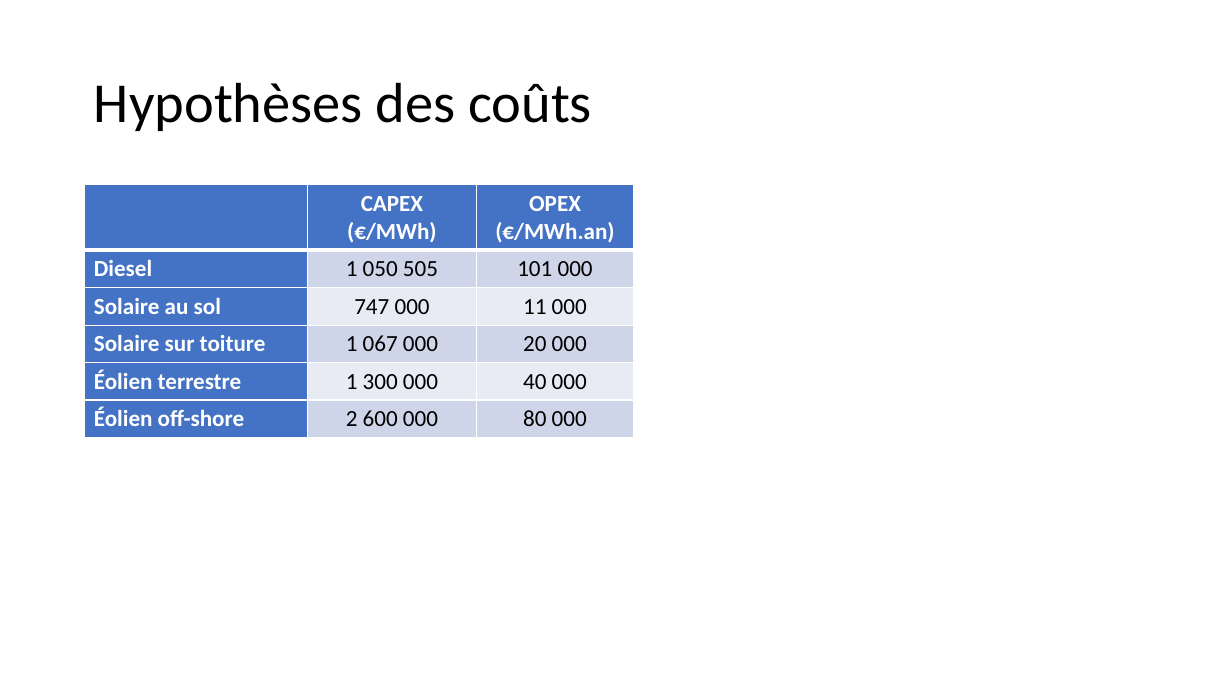
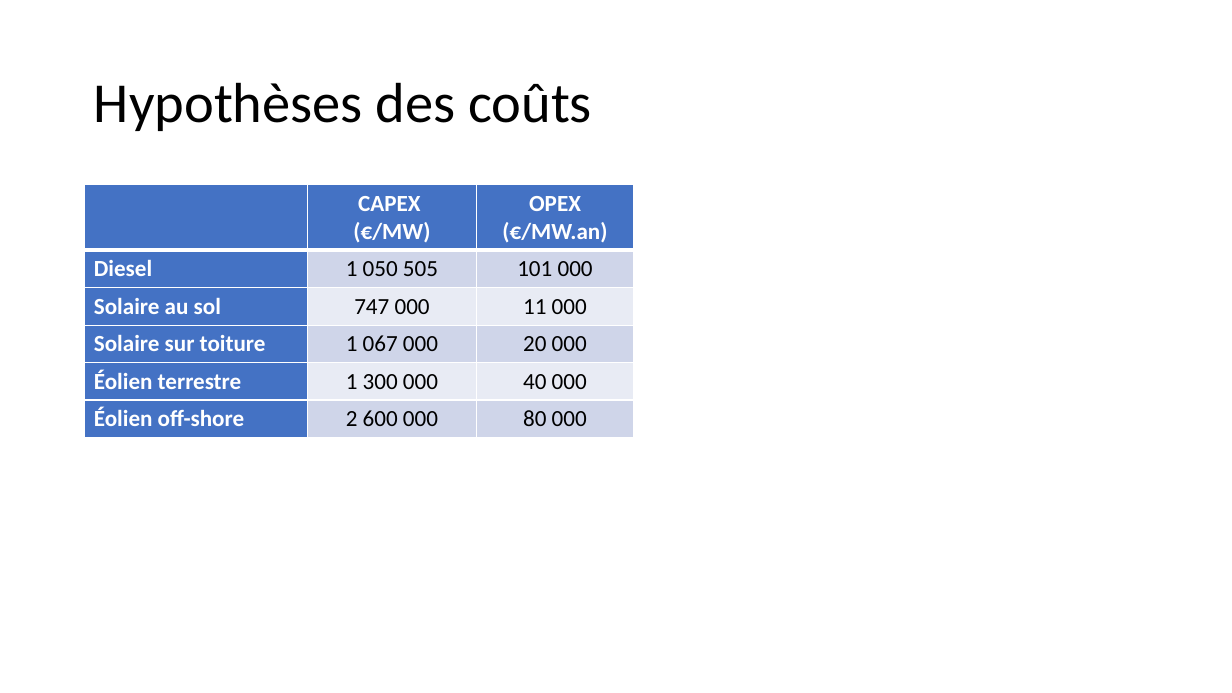
Before and after one commit to cledat/Projet-EA314, a slide deck: slide 14 of rapport.pptx (slide 13 before the commit). Drawn at 1232x693 pixels with LibreOffice and Linux fonts; fonts in the diff are those of the drawing. Boxes give left, top, right and bottom in pixels: in the first picture for what was removed or moved away, otherwise in the second. Text is boxed around its words. In the diff, an @@ line names an element or a change of style, - is before the commit and + after.

```diff
--- a/rapport.pptx
+++ b/rapport.pptx
@@ table at bbox=[85, 185, 634, 437] @@
-row 1, column 2: CAPEX (€/MWh)
+row 1, column 2: CAPEX / (€/MW)
-row 1, column 3: OPEX (€/MWh.an)
+row 1, column 3: OPEX (€/MW.an)
```
Also in this commit, not shown: 8 other slides changed, 1 slide added.
